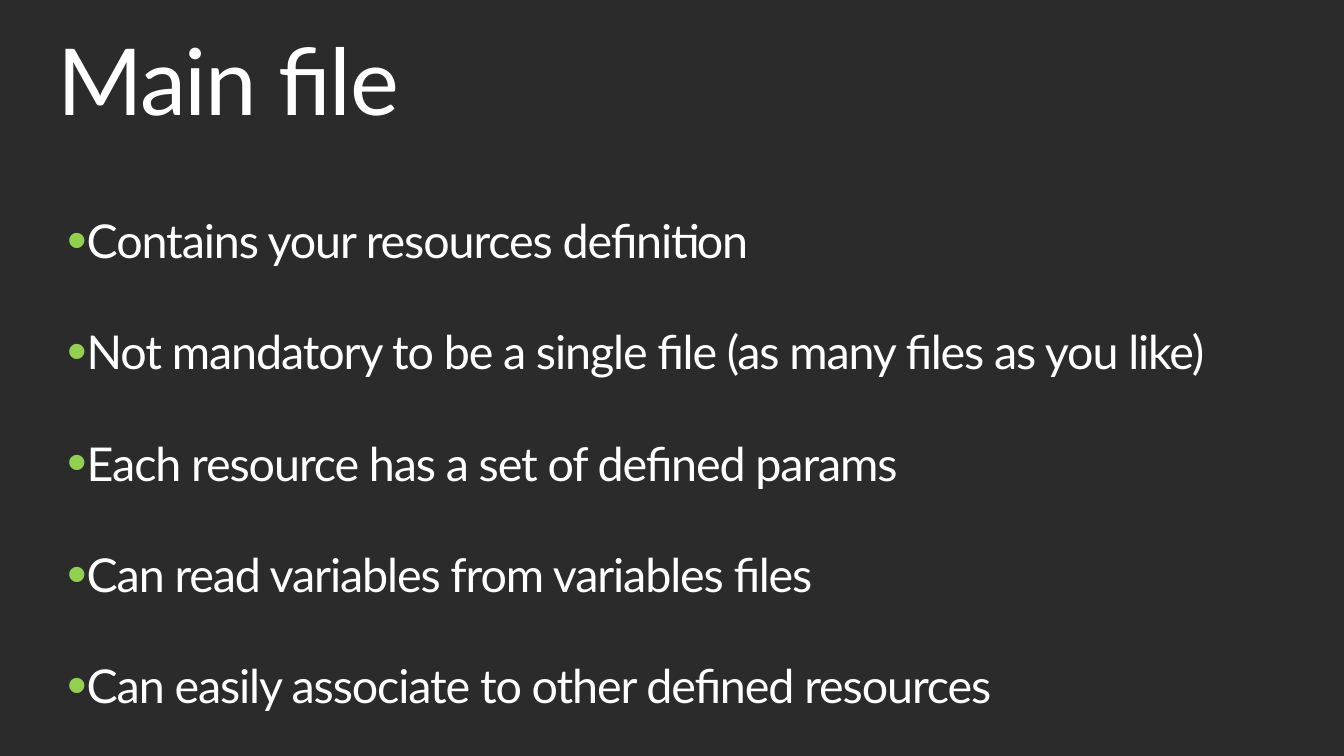
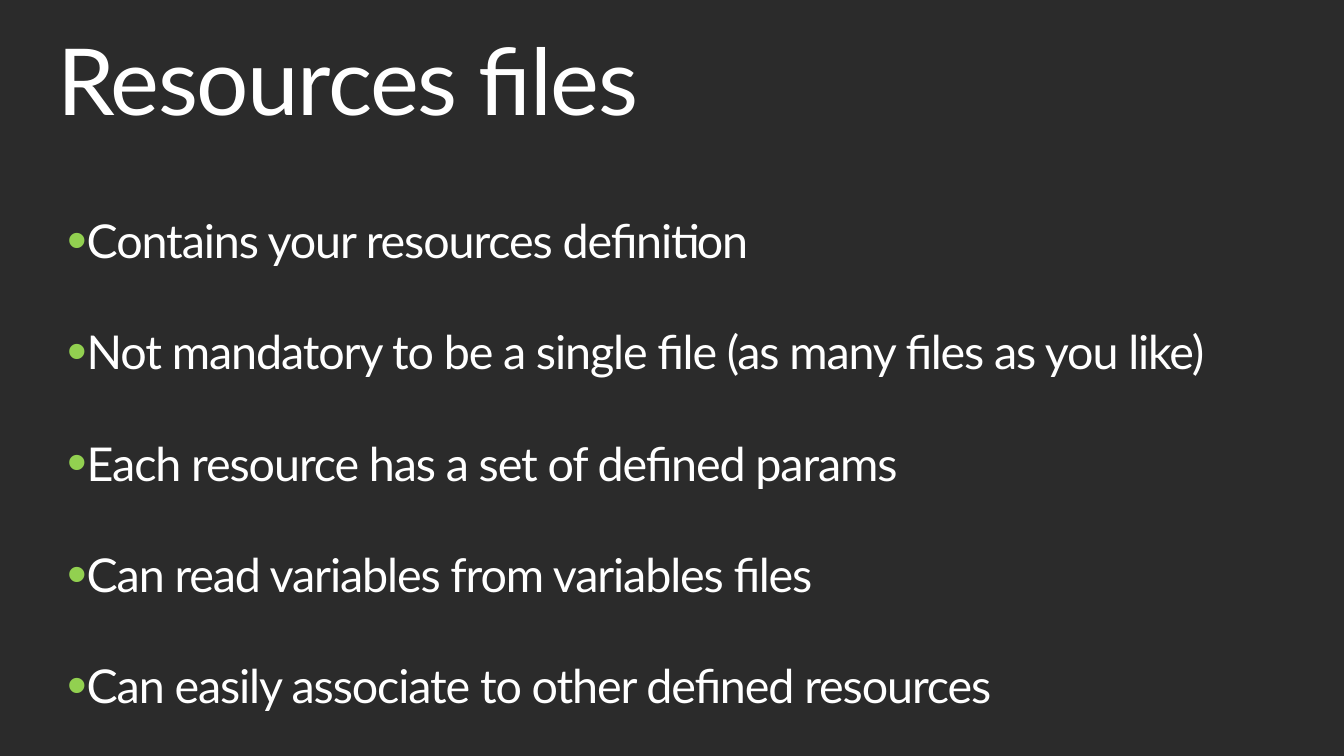
Before and after one commit to ahmedig/terraform-demo, a slide deck: slide 11 of Terraform showcase - Ahmed Elsayed.pptx. Drawn at 1344x756 pixels with LibreOffice and Linux fonts; fonts in the diff are those of the drawing; background and template pictures are left out; a plain dark background stands for a picture behind light text. Boxes give left, top, right and bottom in pixels: in the first picture for what was removed or moved away, otherwise in the second. Text is boxed around its words. In the diff, an @@ line names an element or a change of style, - is before the commit and + after.

```diff
--- a/Terraform showcase - Ahmed Elsayed.pptx
+++ b/Terraform showcase - Ahmed Elsayed.pptx
@@ text at [57,47,639,116]: text changed @@
-Main file
+Resources files
```
Also in this commit, not shown: 1 other slide changed, 4 slides added, 1 slide removed, 1 other file.
